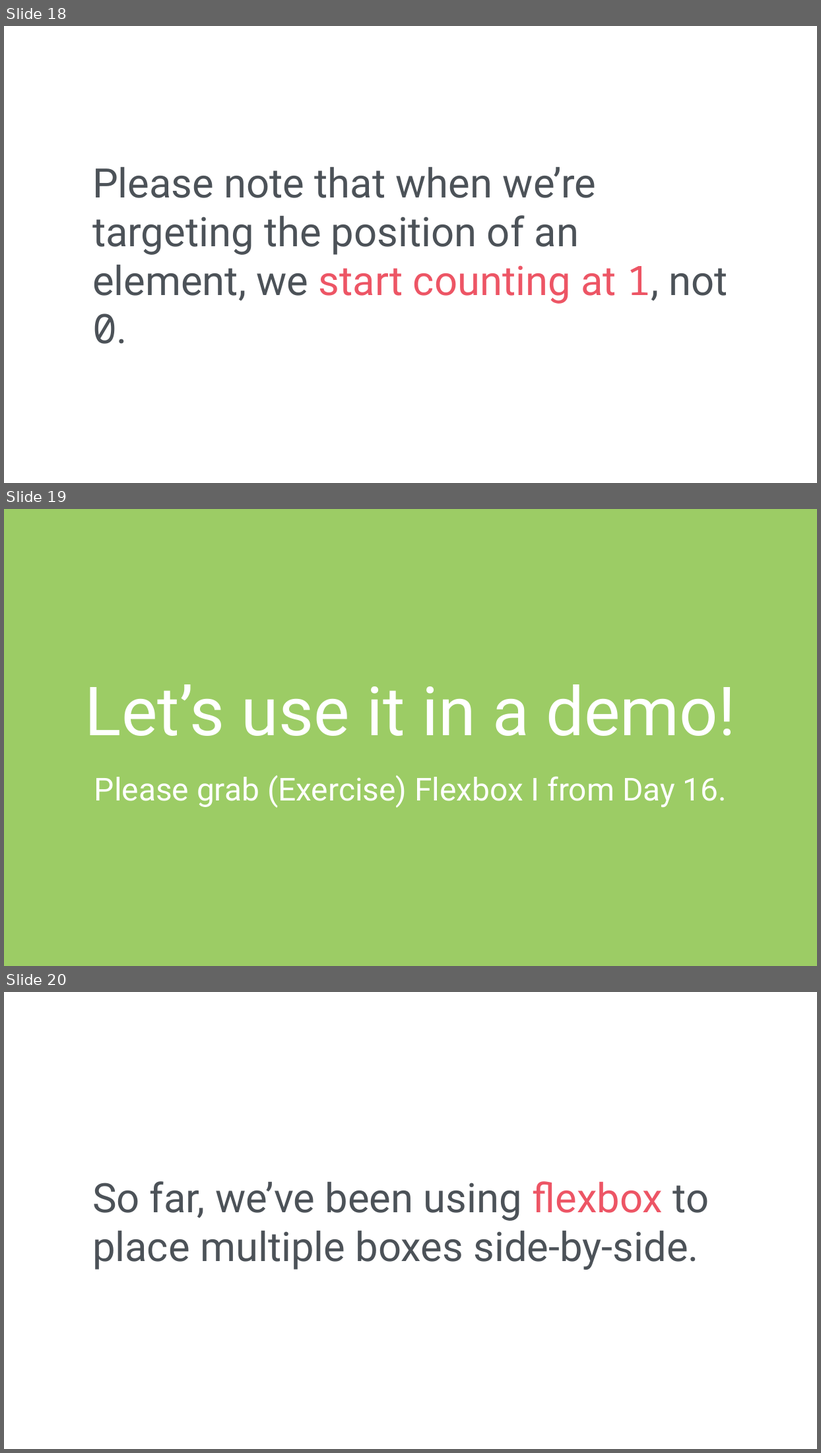
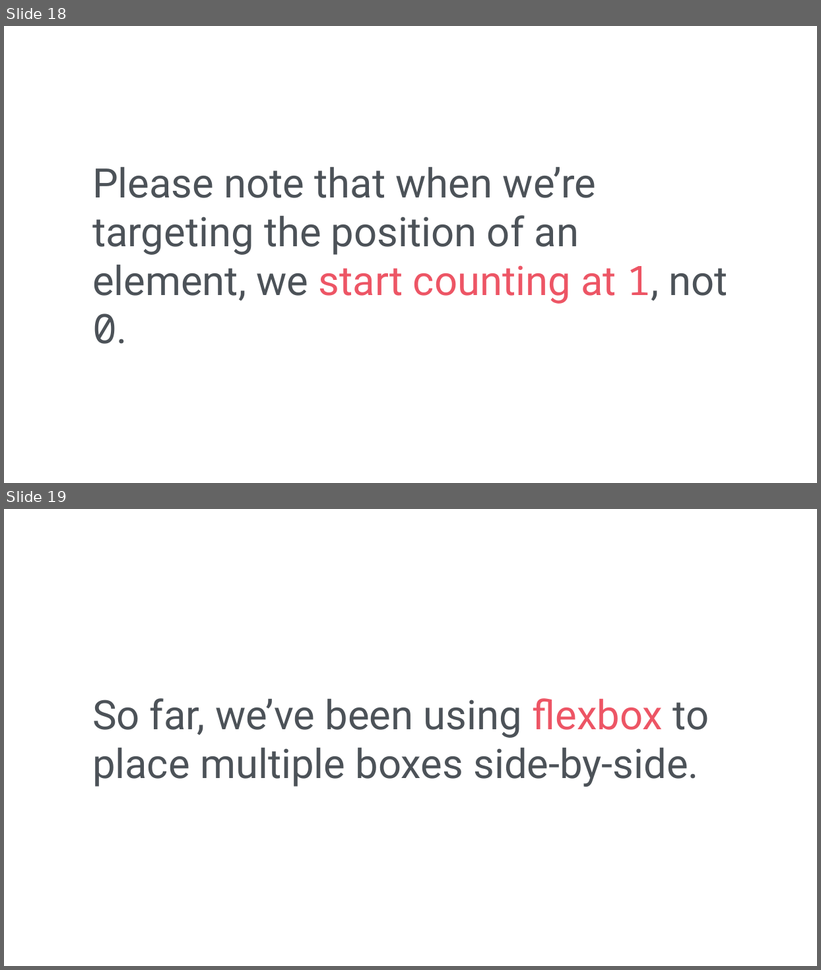
Before and after one commit to RobbinLawHTMLCSS/html-css-1-demos, a slide deck: dd-css-flexbox/demos/cc-flexbox-wrap-yes/docs/COMP 1017 - Day 16 (Flex Wrap _ nth-child).pptx. Shown one above the other, each under a label of ours: slides 18, 19 and 20 before the commit, slides 18 and 19 after it. The pictures are 821x1453 and 821x970 pixels, drawn with LibreOffice and Linux fonts; fonts in the diff are those of the drawing. Boxes give left, top, right and bottom in pixels: in the first picture for what was removed or moved away, otherwise in the second. Text is boxed around its words. In the diff, an @@ line names an element or a change of style, - is before the commit and + after.

```diff
--- a/dd-css-flexbox/demos/cc-flexbox-wrap-yes/docs/COMP 1017 - Day 16 (Flex Wrap _ nth-child).pptx
+++ b/dd-css-flexbox/demos/cc-flexbox-wrap-yes/docs/COMP 1017 - Day 16 (Flex Wrap _ nth-child).pptx
@@ slide 19 removed at (4, 509, 817, 966), background #9CCC65 @@
@@ title removed at (85, 685, 735, 736) @@
-Let’s use it in a demo!
@@ subtitle removed at (94, 776, 727, 808) @@
-Please grab (Exercise) Flexbox I from Day 16.
@@ what was slide 20 is now slide 19 @@
```
Also in this commit, not shown: 1 slide changed, 2 other files.
